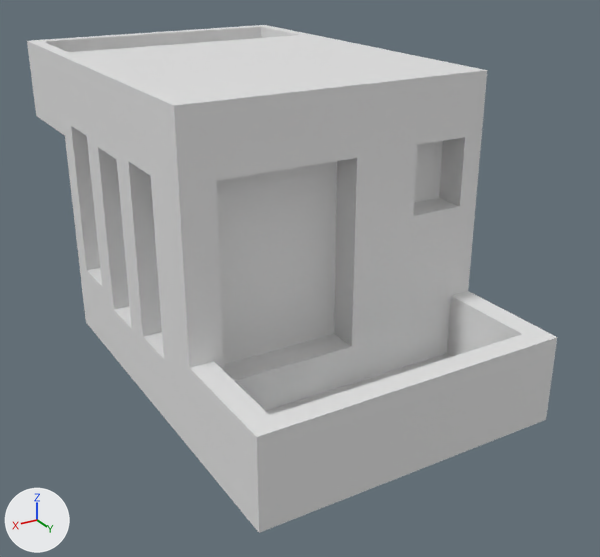
A saved change to the OBJ model web/resources/meshes/city02.obj.
Camera for both pictures: a 50 mm camera at (1.27, 2.37, 0.91) aimed at (-0.06, 0.15, -0.2). The lights are fixed; the arrows at lower left show +X, +Y and +Z. Where no turn or scale is listed for an object, it has been applied to the vertices.

Objects in the first picture: 'city02'.
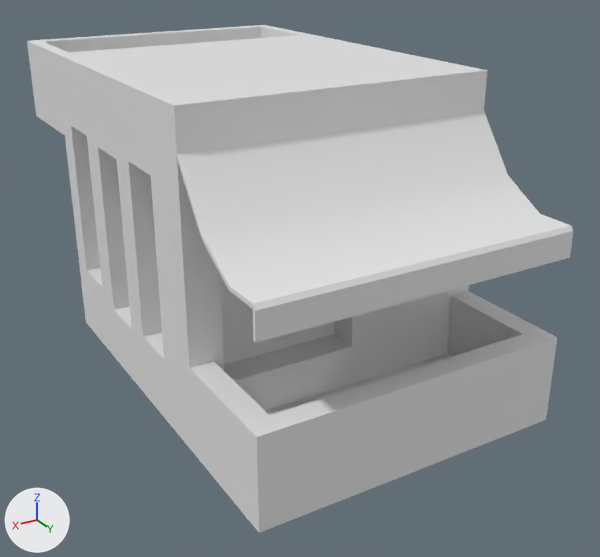
The change, as a list of edits to the scene's bpy script:
```text
Change me_city02:
    used by ob_city02; location = (0.0, 0.0, 0.0)
    remove me_city02.from_pydata(...)  # 126 vertices, 246 faces; spans x -0.5..0.5, y -0.87..0.89, z -0.5..0.5
    add me_city02.from_pydata(...)  # 148 vertices, 284 faces; spans x -0.5..0.5, y -0.87..0.89, z -0.5..0.5
    me_city02 part 1: a new loose piece of 22 vertices spanning x -0.5..0.5, y 0.5..0.89, z 0.04..0.38
```

What differs and where, as boxes [x1, y1, x2, y2] in the pictures (600 x 557 px):
'city02', reshaped
    before: [27, 25, 557, 533]
    after: [27, 25, 573, 533]
part 1 of me_city02, added
    after: [177, 110, 573, 343]
